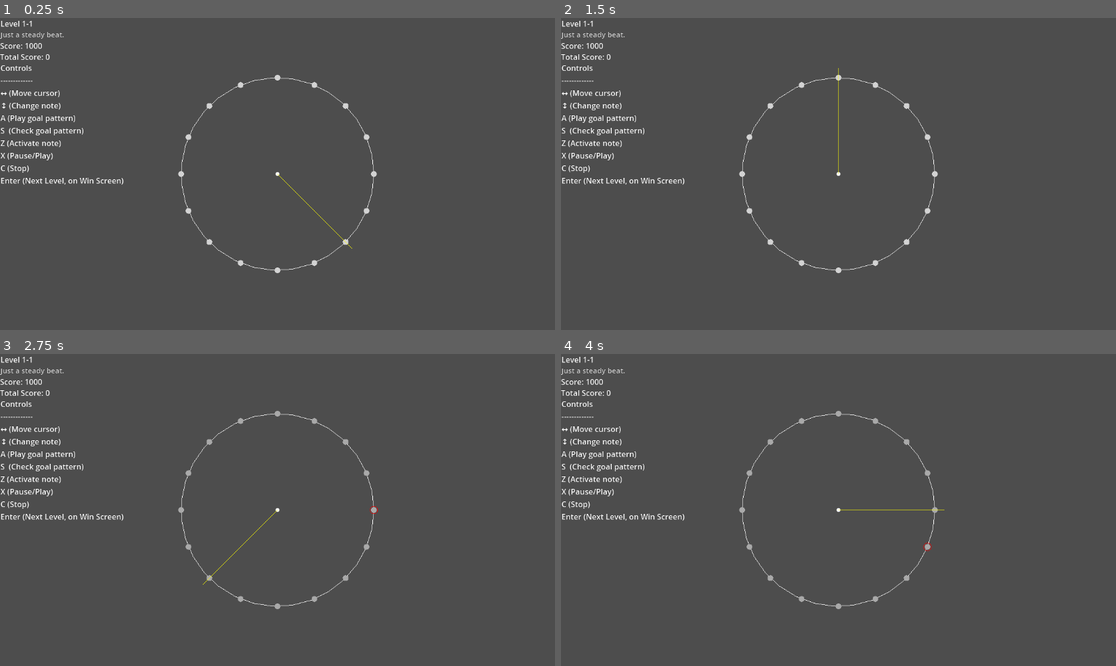
Above: before the commit, frames 1-4 (two rows, left to right).
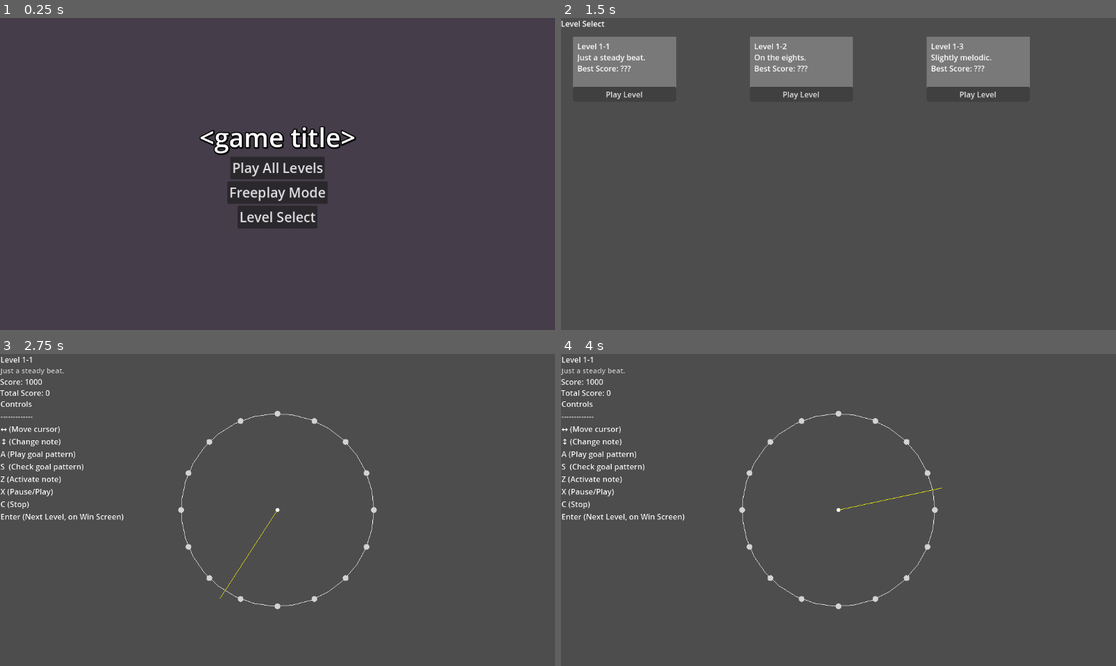
Above: after the commit, the same moments.

Repository: BurnsAndy/gmtk2025
Game: Godot game, scene res://scenes/main_menu.tscn
Two runs of this game, one before a commit and one after it. Both use one fixed random seed, a clock stepped at 60 frames per second and the inputs below. Before the commit the project starts from res://scenes/puzzle_level_test.tscn.
Inputs (mouse positions are in pixels of both pictures, inside the frame that each line leads up to):
- Up to frame 1 (0.25 s): no input
- Up to frame 2 (1.5 s): click (838, 192) at 0.5 s, where only the run after the commit has a clickable "Freeplay Mode"; click (838, 217) at 1.25 s, where only the run after the commit has a clickable "Level Select"
- Up to frame 3 (2.75 s): click (61, 428) at 2 s, where only the run after the commit has a clickable "Play Level"
- Up to frame 4 (4 s): tap Enter at 2.75, 2.85, 3.6 s; hold Right 2.78-3.53 s; hold Down from 3.53 s (still down)

The runs differ from the first frame. In frame 1, 6.7% of the frame differs, in the area x 0-68%, y 0-82%; in frame 2, 11%, in the area x 0-85%, y 0-82%; in frame 3, 0.3%; in frame 4, 0.3%.

Commit message:
Added main menu and level select. Game now returns to main menu after user finishes level set

Diff:
--- /dev/null
+++ b/assets/main_menu_theme.tres
@@ -0,0 +1,4 @@
+[gd_resource type="Theme" format=3 uid="uid://cbatwpb6ydnvr"]
+
+[resource]
+default_font_size = 28
--- a/project.godot
+++ b/project.godot
@@ -11,7 +11,7 @@
 [application]
 
 config/name="Sequencer"
-run/main_scene="uid://dharp37746f5j"
+run/main_scene="uid://cc5a2txvcsmjt"
 config/features=PackedStringArray("4.4", "GL Compatibility")
 config/icon="res://icon.svg"
 
--- a/scenes/game/puzzle_level_scene.gd
+++ /dev/null
@@ -1,72 +0,0 @@
-# scenes/game/puzzle_level_scene.gd
-extends Node
-
-@onready var puzzle_mode = $PuzzleMode
-@onready var puzzle_ui = $PuzzleUI
-@onready var sequencer = $Sequencer
-@onready var confetti_emitter = $ConfettiEmitter
-@export var level_set: Array[PuzzleLevel]
-var current_level: int = -1
-
-var level_state: PuzzleLevelState = PuzzleLevelState.new()
-signal level_state_request_change
-signal level_state_changed
-
-
-func _ready() -> void:
-	puzzle_mode.pattern_check_failed.connect(sequencer.set_wrong_notes)
-	sequencer.pattern_complete.connect(puzzle_mode.stop_goal_pattern)
-	sequencer.check_requested.connect(_on_check_requested)
-	sequencer.play_goal_requested.connect(puzzle_mode.play_goal_pattern)
-
-	nextLevel()
-
-func nextLevel():
-	level_state.SetState(PuzzleLevelState.States.LOADING)
-	confetti_emitter.cease_celebration()
-	puzzle_ui.hide_win_or_lose()
-	if current_level < level_set.size() - 1:
-		current_level += 1
-		var level = level_set[current_level]
-		print(level_set)
-		prints(current_level, level.resource_path)
-		puzzle_ui.set_level_name(level.level_name)
-		puzzle_ui.set_level_description(level.description)
-		puzzle_mode.load_level(load(level.resource_path))
-		sequencer.play_state()
-		puzzle_mode.play_goal_pattern()
-		level_state.SetState(PuzzleLevelState.States.PLAY)
-
-func _unhandled_input(event):
-	if event is InputEventKey:
-		if event.pressed:
-			match event.keycode:
-				KEY_ENTER:
-					if level_state.GetState() == PuzzleLevelState.States.WIN:
-						nextLevel()
-
-func _on_check_requested() -> void:
-	puzzle_mode.check_pattern()
-
-func state_request_change(new_state: PuzzleLevelState.States):
-	level_state.SetState(new_state)
-	level_state_changed.emit(new_state)
-	match new_state:
-		PuzzleLevelState.States.WIN:
-			level_win()
-		PuzzleLevelState.States.LOSE:
-			level_lose()
-
-func level_win():
-	confetti_emitter.celebrate()
-	sequencer.win_state()
-	puzzle_ui.show_win_or_lose(true)
-	pass
-
-func level_lose():
-	sequencer.lose_state()
-	puzzle_ui.show_win_or_lose(false)
-	pass
-
-func _on_puzzle_mode_level_state_request_change(new_state: PuzzleLevelState.States) -> void:
-	state_request_change(new_state)
--- a/scenes/game/testing/test_scene.tscn
+++ /dev/null
@@ -1,6 +0,0 @@
-[gd_scene load_steps=2 format=3 uid="uid://dvx0rv3ylhs76"]
-
-[ext_resource type="Script" uid="uid://cnaxqhjw0cjm5" path="res://scripts/classes/Sequencer.gd" id="1_6mue1"]
-
-[node name="Node2D" type="Node2D"]
-script = ExtResource("1_6mue1")
--- /dev/null
+++ b/scenes/level_select.tscn
@@ -0,0 +1,17 @@
+[gd_scene load_steps=2 format=3 uid="uid://bwwifiiy4fk1l"]
+
+[ext_resource type="Script" uid="uid://diql14twikh1b" path="res://scripts/level_select.gd" id="1_3shnc"]
+
+[node name="LevelSelect" type="Node2D"]
+script = ExtResource("1_3shnc")
+
+[node name="Label" type="Label" parent="."]
+offset_right = 91.0
+offset_bottom = 23.0
+text = "Level Select"
+
+[node name="FlowContainer" type="FlowContainer" parent="."]
+offset_left = 25.0
+offset_top = 39.0
+offset_right = 1123.0
+offset_bottom = 649.0
--- /dev/null
+++ b/scenes/level_select_template.tscn
@@ -0,0 +1,41 @@
+[gd_scene load_steps=2 format=3 uid="uid://py2qylg8iqc4"]
+
+[ext_resource type="Script" uid="uid://gawu21oqc8m0" path="res://scripts/level_select_template.gd" id="1_wbxww"]
+
+[node name="LevelSelectTemplate" type="Panel"]
+custom_minimum_size = Vector2(17.82, 0)
+offset_right = 214.0
+offset_bottom = 135.0
+size_flags_horizontal = 3
+size_flags_vertical = 3
+script = ExtResource("1_wbxww")
+
+[node name="ColorRect" type="ColorRect" parent="."]
+layout_mode = 0
+offset_right = 214.0
+offset_bottom = 135.0
+color = Color(0.473976, 0.473976, 0.473976, 1)
+
+[node name="LevelDetailsRichTextLabel" type="RichTextLabel" parent="ColorRect"]
+layout_mode = 1
+anchors_preset = 10
+anchor_right = 1.0
+offset_left = 9.0
+offset_top = 8.0
+offset_right = -10.0
+offset_bottom = 104.0
+grow_horizontal = 2
+text = "Level:
+Description:
+Best Score:"
+
+[node name="PlayLevelButton" type="Button" parent="ColorRect"]
+layout_mode = 1
+anchors_preset = 12
+anchor_top = 1.0
+anchor_right = 1.0
+anchor_bottom = 1.0
+offset_top = -31.0
+grow_horizontal = 2
+grow_vertical = 0
+text = "Play Level"
--- /dev/null
+++ b/scenes/main_menu.tscn
@@ -0,0 +1,67 @@
+[gd_scene load_steps=8 format=3 uid="uid://cc5a2txvcsmjt"]
+
+[ext_resource type="Script" uid="uid://d1m8ni62yfxlc" path="res://scripts/main_menu.gd" id="1_l6cm7"]
+[ext_resource type="Script" uid="uid://dlvmfqij2g0ha" path="res://scripts/classes/puzzle_level.gd" id="2_8ln24"]
+[ext_resource type="Resource" uid="uid://dijfrcxjhmln4" path="res://levels/level_1-1.tres" id="3_rtw2f"]
+[ext_resource type="Resource" uid="uid://ck1qp7gcmxs6c" path="res://levels/level_1-2.tres" id="4_oa1go"]
+[ext_resource type="Resource" uid="uid://drbvjcp5nrume" path="res://levels/level_1-3.tres" id="5_tbmy8"]
+[ext_resource type="Theme" uid="uid://cbatwpb6ydnvr" path="res://assets/main_menu_theme.tres" id="6_rtw2f"]
+
+[sub_resource type="LabelSettings" id="LabelSettings_vue75"]
+font_size = 54
+outline_size = 8
+outline_color = Color(0, 0, 0, 1)
+shadow_size = 10
+shadow_color = Color(0, 0, 0, 0.862745)
+
+[node name="MainMenu" type="Node2D"]
+script = ExtResource("1_l6cm7")
+all_levels = Array[ExtResource("2_8ln24")]([ExtResource("3_rtw2f"), ExtResource("4_oa1go"), ExtResource("5_tbmy8")])
+
+[node name="MainMenuUI" type="Control" parent="."]
+layout_mode = 3
+anchors_preset = 0
+offset_right = 1152.0
+offset_bottom = 648.0
+size_flags_horizontal = 3
+size_flags_vertical = 3
+
+[node name="ColorRect" type="ColorRect" parent="MainMenuUI"]
+layout_mode = 1
+offset_right = 1152.0
+offset_bottom = 648.0
+color = Color(0.270588, 0.239216, 0.290196, 1)
+
+[node name="BoxContainer" type="BoxContainer" parent="MainMenuUI"]
+layout_mode = 0
+offset_right = 1152.0
+offset_bottom = 648.0
+alignment = 1
+vertical = true
+
+[node name="Label" type="Label" parent="MainMenuUI/BoxContainer"]
+layout_mode = 2
+text = "<game title>"
+label_settings = SubResource("LabelSettings_vue75")
+horizontal_alignment = 1
+
+[node name="PlayAllLevelsButton" type="Button" parent="MainMenuUI/BoxContainer"]
+layout_mode = 2
+size_flags_horizontal = 4
+size_flags_vertical = 4
+theme = ExtResource("6_rtw2f")
+text = "Play All Levels"
+
+[node name="FreeplayModeButton" type="Button" parent="MainMenuUI/BoxContainer"]
+layout_mode = 2
+size_flags_horizontal = 4
+size_flags_vertical = 4
+theme = ExtResource("6_rtw2f")
+text = "Freeplay Mode"
+
+[node name="LevelSelectButton" type="Button" parent="MainMenuUI/BoxContainer"]
+layout_mode = 2
+size_flags_horizontal = 4
+size_flags_vertical = 4
+theme = ExtResource("6_rtw2f")
+text = "Level Select"
--- a/scenes/puzzle_level_test.tscn
+++ b/scenes/puzzle_level.tscn
@@ -1,6 +1,5 @@
 [gd_scene load_steps=18 format=3 uid="uid://dharp37746f5j"]
 
-[ext_resource type="Script" uid="uid://xbtey0pylkbt" path="res://scenes/game/puzzle_level_scene.gd" id="1_4x5tx"]
 [ext_resource type="Script" uid="uid://kua02r6f4624" path="res://scripts/classes/ui/puzzle_mode_ui.gd" id="1_w1g6o"]
 [ext_resource type="Script" uid="uid://dlvmfqij2g0ha" path="res://scripts/classes/puzzle_level.gd" id="2_l83v5"]
 [ext_resource type="Script" uid="uid://cc0uc0xkw2lqg" path="res://scripts/classes/puzzle_mode.gd" id="2_p547m"]
@@ -11,6 +10,94 @@
 [ext_resource type="Texture2D" uid="uid://do8ov7ffsws14" path="res://assets/rgb_gradient.tres" id="5_kal5q"]
 [ext_resource type="Script" uid="uid://hd1dahd1lpfr" path="res://scripts/classes/ConfettiEmitter.gd" id="5_p547m"]
 [ext_resource type="LabelSettings" uid="uid://caif6pkqts43m" path="res://assets/LabelSettings_Default.tres" id="7_3yxmj"]
+
+[sub_resource type="GDScript" id="GDScript_kw0w4"]
+script/source = "# scenes/game/puzzle_level_scene.gd
+extends Node
+
+@onready var puzzle_mode = $PuzzleMode
+@onready var puzzle_ui = $PuzzleUI
+@onready var sequencer = $Sequencer
+@onready var confetti_emitter = $ConfettiEmitter
+@export var level_set: Array[PuzzleLevel]
+var current_level: int = -1
+var main_menu_scene_path = \"res://scenes/main_menu.tscn\"
+
+var level_state: PuzzleLevelState = PuzzleLevelState.new()
+signal level_state_request_change
+signal level_state_changed
+
+
+func _ready() -> void:
+	puzzle_mode.pattern_check_failed.connect(sequencer.set_wrong_notes)
+	sequencer.pattern_complete.connect(puzzle_mode.stop_goal_pattern)
+	sequencer.check_requested.connect(_on_check_requested)
+	sequencer.play_goal_requested.connect(puzzle_mode.play_goal_pattern)
+
+	nextLevel()
+
+func nextLevel():
+	level_state.SetState(PuzzleLevelState.States.LOADING)
+	confetti_emitter.cease_celebration()
+	puzzle_ui.hide_win_or_lose()
+	if current_level < level_set.size() - 1:
+		current_level += 1
+		var level = level_set[current_level]
+		print(level_set)
+		prints(current_level, level.resource_path)
+		puzzle_ui.set_level_name(level.level_name)
+		puzzle_ui.set_level_description(level.description)
+		puzzle_mode.load_level(load(level.resource_path))
+		sequencer.play_state()
+		puzzle_mode.play_goal_pattern()
+		level_state.SetState(PuzzleLevelState.States.PLAY)
+	else:
+		#Probably want this to actually go to a final score screen instead
+		go_to_main_menu()
+
+func go_to_main_menu():
+	var scene = load(main_menu_scene_path)
+	var instance = scene.instantiate()
+	get_tree().root.add_child(instance)
+	get_tree().current_scene.queue_free()
+	get_tree().current_scene = instance
+
+func _unhandled_input(event):
+	if event is InputEventKey:
+		if event.pressed:
+			match event.keycode:
+				KEY_ENTER:
+					if level_state.GetState() == PuzzleLevelState.States.WIN:
+						nextLevel()
+				KEY_ESCAPE:
+					go_to_main_menu()
+
+func _on_check_requested() -> void:
+	puzzle_mode.check_pattern()
+
+func state_request_change(new_state: PuzzleLevelState.States):
+	level_state.SetState(new_state)
+	level_state_changed.emit(new_state)
+	match new_state:
+		PuzzleLevelState.States.WIN:
+			level_win()
+		PuzzleLevelState.States.LOSE:
+			level_lose()
+
+func level_win():
+	confetti_emitter.celebrate()
+	sequencer.win_state()
+	puzzle_ui.show_win_or_lose(true)
+	pass
+
+func level_lose():
+	sequencer.lose_state()
+	puzzle_ui.show_win_or_lose(false)
+	pass
+
+func _on_puzzle_mode_level_state_request_change(new_state: PuzzleLevelState.States) -> void:
+	state_request_change(new_state)
+"
 
 [sub_resource type="LabelSettings" id="LabelSettings_nnehw"]
 font_size = 15
@@ -53,8 +140,8 @@
 scale_curve = SubResource("CurveTexture_l83v5")
 color_initial_ramp = ExtResource("5_kal5q")
 
-[node name="PuzzleLevelTest" type="Node2D"]
-script = ExtResource("1_4x5tx")
+[node name="PuzzleLevel" type="Node2D"]
+script = SubResource("GDScript_kw0w4")
 level_set = Array[ExtResource("2_l83v5")]([ExtResource("3_nnehw"), ExtResource("4_7ihxu"), ExtResource("5_7ihxu")])
 
 [node name="PuzzleMode" type="Node" parent="."]
--- /dev/null
+++ b/scripts/level_select.gd
@@ -0,0 +1,12 @@
+extends Node2D
+@export var all_levels: Array[PuzzleLevel]
+@onready var flow_container = $FlowContainer
+
+signal play_level
+
+func _ready():
+	var level_select_template_scene = load("res://scenes/level_select_template.tscn")
+	for i in range(all_levels.size()):
+		var instance = level_select_template_scene.instantiate()
+		instance.puzzle_level = all_levels[i]
+		flow_container.add_child(instance)
--- /dev/null
+++ b/scripts/level_select_template.gd
@@ -0,0 +1,18 @@
+extends Panel
+
+@export var puzzle_level: PuzzleLevel
+@onready var level_details_label = $ColorRect/LevelDetailsRichTextLabel
+@onready var play_level_button = $ColorRect/PlayLevelButton
+const puzzle_level_scene = preload("res://scenes/puzzle_level.tscn")
+
+func _ready():
+	level_details_label.text = puzzle_level.level_name + "\n" + puzzle_level.description + "\nBest Score: ???"
+	play_level_button.pressed.connect(_play_level_button_pressed)
+
+func _play_level_button_pressed():
+	var instance = puzzle_level_scene.instantiate()
+	var levels: Array[PuzzleLevel] = [puzzle_level]
+	instance.level_set = levels
+	get_tree().root.add_child(instance)
+	get_tree().current_scene.queue_free()
+	get_tree().current_scene = instance
--- /dev/null
+++ b/scripts/main_menu.gd
@@ -0,0 +1,34 @@
+extends Node
+@onready var PlayAllLevelsButton = $MainMenuUI/BoxContainer/PlayAllLevelsButton
+@onready var FreeplayModeButton = $MainMenuUI/BoxContainer/FreeplayModeButton
+@onready var LevelSelectButton = $MainMenuUI/BoxContainer/LevelSelectButton
+@export var all_levels: Array[PuzzleLevel]
+const puzzle_level_scene = preload("res://scenes/puzzle_level.tscn")
+const level_select_scene = preload("res://scenes/level_select.tscn")
+
+
+func _ready() -> void:
+	PlayAllLevelsButton.pressed.connect(_PlayAllLevelsButtons_pressed)
+	FreeplayModeButton.pressed.connect(_FreeplayModeButton_pressed)
+	LevelSelectButton.pressed.connect(_LevelSelectButton_pressed)
+	pass
+
+func _PlayAllLevelsButtons_pressed():
+	var instance = puzzle_level_scene.instantiate()
+
+	#set any properties for the scene here
+	instance.level_set = all_levels
+
+	get_tree().root.add_child(instance)
+	get_tree().current_scene.queue_free()
+	get_tree().current_scene = instance
+
+func _FreeplayModeButton_pressed():
+	pass
+
+func _LevelSelectButton_pressed():
+	var instance = level_select_scene.instantiate()
+	instance.all_levels = all_levels
+	get_tree().root.add_child(instance)
+	get_tree().current_scene.queue_free()
+	get_tree().current_scene = instance
Not shown, removed: scenes/game/puzzle_level_scene.gd.uid
Not shown, added: scripts/level_select.gd.uid
Not shown, added: scripts/level_select_template.gd.uid
Not shown, added: scripts/main_menu.gd.uid
Not shown, added: scenes/puzzle_level.tscn7349468534.tmp
